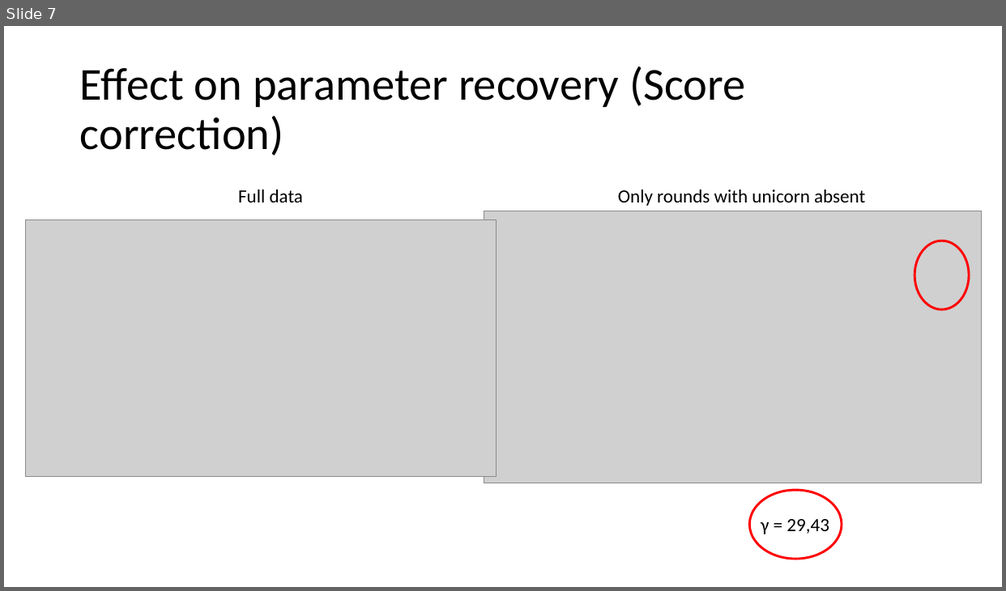
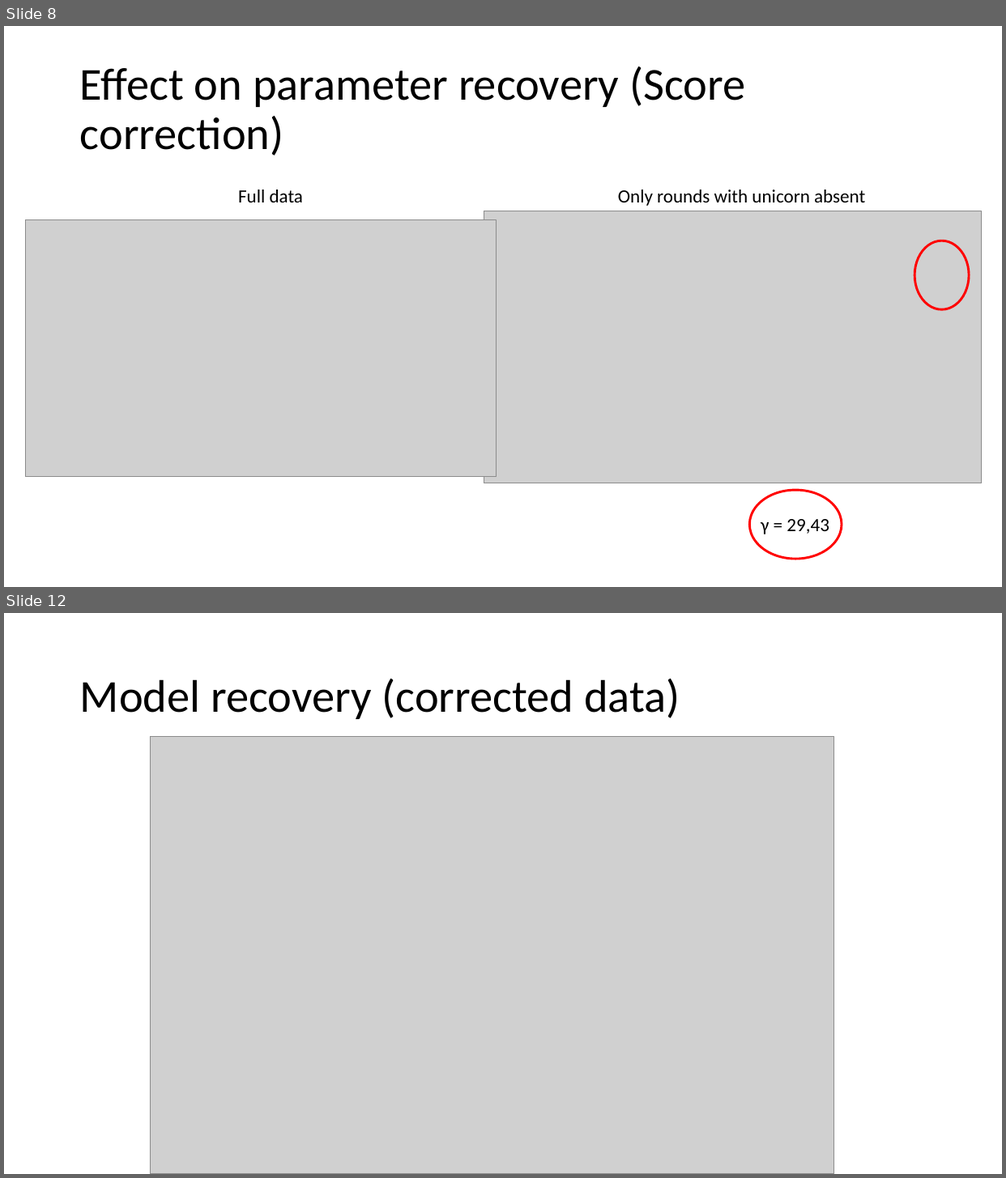
Before and after one commit to Slendercoder/DCL-DataAnalysis, a slide deck: DataCorrection.pptx. Shown one above the other, each under a label of ours: slide 7 before the commit, slides 8 and 12 after it; the slides between them are not shown. The pictures are 1006x591 and 1006x1178 pixels, drawn with LibreOffice and Linux fonts; fonts in the diff are those of the drawing; grey boxes stand for pictures. Boxes give left, top, right and bottom in pixels: in the first picture for what was removed or moved away, otherwise in the second. Text is boxed around its words. In the diff, an @@ line names an element or a change of style, - is before the commit and + after.

```diff
--- a/DataCorrection.pptx
+++ b/DataCorrection.pptx
@@ slide 12 added at box(4, 613, 1002, 1174), background #FFFFFF @@
@@ title added at box(80, 679, 680, 719), 44 pt, text #000000 @@
+Model recovery (corrected data)
@@ picture added at box(150, 736, 833, 1174) @@
@@ what was slide 7 is now slide 8 @@
```
Also in this commit, not shown: 5 slides changed, 3 other slides added, 2 slides removed, 30 other files.
